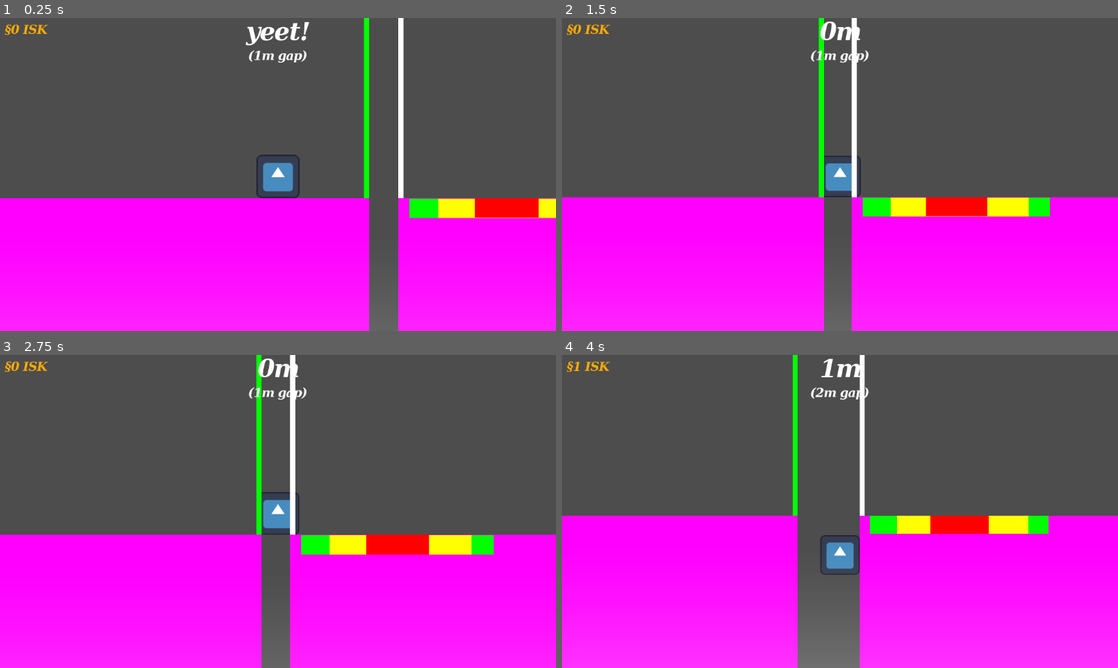
Above: before the commit, frames 1-4 (two rows, left to right).
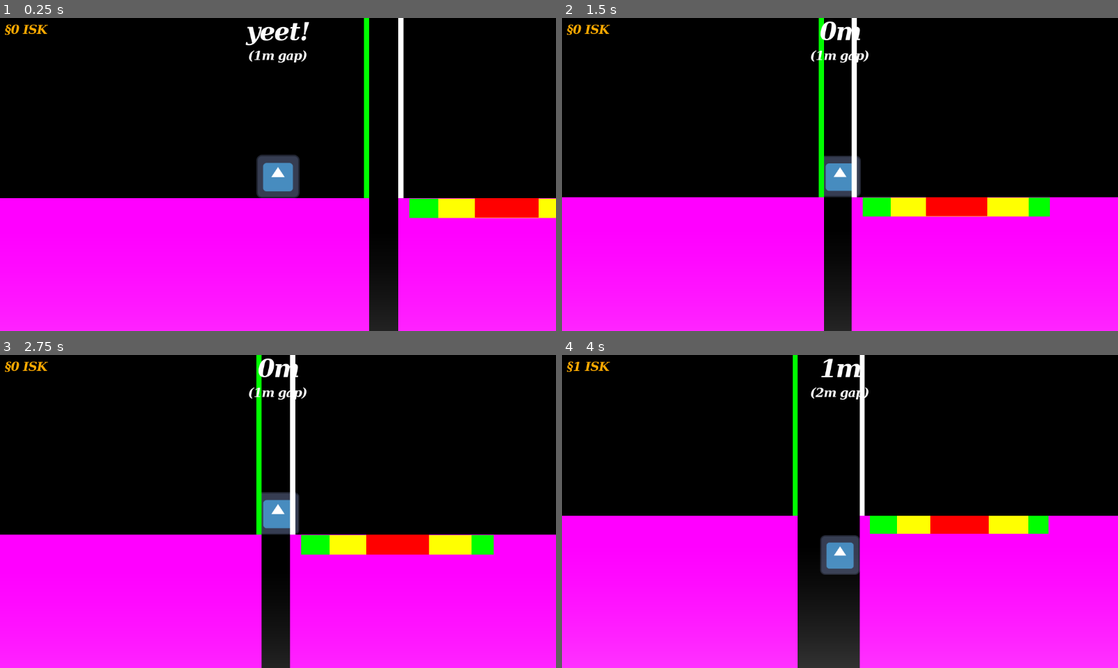
Above: after the commit, the same moments.

Repository: ARLJohnston/DSGJam2025
Game: Godot game, scene res://Main.tscn
Same seed, same stepped clock (60 frames per second), same inputs: the game is played once before the commit and once after it. The engine's default icon, where the game draws it, is replaced by a stand-in: a white triangle on a blue panel in a dark square.
Inputs:
- Up to frame 1 (0.25 s): no input
- Up to frame 2 (1.5 s): tap Enter (ui_accept) at 0.5, 0.77 s; hold Right (ui_right) from 0.53 s (still down)
- Up to frame 3 (2.75 s): tap Enter (ui_accept) at 1.52 s; release Right (ui_right) at 2.03 s; hold Left (ui_left) from 2.03 s (still down)
- Up to frame 4 (4 s): tap Enter (ui_accept) at 2.75, 3.02, 3.77 s; release Left (ui_left) at 2.78 s; hold Right (ui_right) from 2.78 s (still down)

The runs differ from the first frame. In frame 1, 57% of the frame differs, in the area x 0-100%, y 0-100%; in frame 2, 57%; in frame 3, 57%; in frame 4, 55%.

Commit message:
add background

Diff:
--- a/Main.tscn
+++ b/Main.tscn
@@ -1,12 +1,18 @@
-[gd_scene load_steps=25 format=3 uid="uid://d0gc6623t2x7m"]
+[gd_scene load_steps=31 format=3 uid="uid://d0gc6623t2x7m"]
 
 [ext_resource type="Script" path="res://main.gd" id="1_fcgpp"]
 [ext_resource type="PackedScene" uid="uid://c4qgv5qa7nm5j" path="res://Player.tscn" id="1_uw5wn"]
 [ext_resource type="Script" path="res://death_zone.gd" id="2_kugpk"]
 [ext_resource type="Theme" uid="uid://bghlolq41gla8" path="res://theme.tres" id="2_nv8g0"]
+[ext_resource type="Texture2D" uid="uid://m6ik6xvni4pf" path="res://assets/Stars.png" id="2_pibt5"]
+[ext_resource type="Texture2D" uid="uid://cue7y225mjr0w" path="res://assets/Stars_2.png" id="3_v40wt"]
 [ext_resource type="Script" path="res://gap_ground.gd" id="4_nokrs"]
 [ext_resource type="Script" path="res://fixed_ground.gd" id="4_r48j6"]
+[ext_resource type="Texture2D" uid="uid://dh8r1nd3evs3d" path="res://assets/Stars_3.png" id="4_xkqpf"]
+[ext_resource type="Texture2D" uid="uid://bhedfoo8of0xd" path="res://assets/Stars_4.png" id="5_6e0wi"]
 [ext_resource type="Script" path="res://landing_zone.gd" id="5_gt764"]
+[ext_resource type="Texture2D" uid="uid://dhdcriyqhoj82" path="res://assets/Stars_5.png" id="6_ye57w"]
+[ext_resource type="Texture2D" uid="uid://dxid5ejls2tgq" path="res://assets/Star_4.png" id="7_87vog"]
 
 [sub_resource type="WorldBoundaryShape2D" id="WorldBoundaryShape2D_1te06"]
 
@@ -70,6 +76,34 @@
 
 [node name="Main" type="Node2D"]
 script = ExtResource("1_fcgpp")
+
+[node name="Parallax2D" type="Parallax2D" parent="."]
+texture_repeat = 2
+scroll_scale = Vector2(0.7, 0.7)
+
+[node name="Stars" type="Sprite2D" parent="Parallax2D"]
+position = Vector2(68, -18)
+texture = ExtResource("2_pibt5")
+
+[node name="Stars2" type="Sprite2D" parent="Parallax2D"]
+position = Vector2(68, -18)
+texture = ExtResource("3_v40wt")
+
+[node name="Stars3" type="Sprite2D" parent="Parallax2D"]
+position = Vector2(68, -18)
+texture = ExtResource("4_xkqpf")
+
+[node name="Stars4" type="Sprite2D" parent="Parallax2D"]
+position = Vector2(68, -18)
+texture = ExtResource("5_6e0wi")
+
+[node name="Stars5" type="Sprite2D" parent="Parallax2D"]
+position = Vector2(68, -18)
+texture = ExtResource("6_ye57w")
+
+[node name="Star4" type="Sprite2D" parent="Parallax2D"]
+position = Vector2(63, -20)
+texture = ExtResource("7_87vog")
 
 [node name="CanvasLayer" type="CanvasLayer" parent="."]
 
--- a/main.gd
+++ b/main.gd
@@ -15,7 +15,24 @@
 var waiting_for_player_to_stop_after_ground_hit: bool = false;
 var waiting_for_post_win_timer: bool = false
 
+@onready var stars = [
+	$Parallax2D/Star4,
+	$Parallax2D/Stars,
+	$Parallax2D/Stars2,
+	$Parallax2D/Stars3,
+	$Parallax2D/Stars4,
+	$Parallax2D/Stars5
+	]
+
 func _ready() -> void:
+	for i in range(1, 1000):
+		var star = stars.pick_random()
+		$Parallax2D.add_child(star.duplicate())
+
+	for star in $Parallax2D.get_children():
+		star.position = Vector2(randi_range(0, 25000), randi_range(-25000, 0))
+
+
 	player_spawn = $Player/CharacterBody2D.position;
 	ground_spawn_x = $GapGround.position.x;
 
@@ -99,6 +116,9 @@
 	_reset()
 
 func _reset() -> void:
+	for star in $Parallax2D.get_children():
+		star.position = Vector2(randi_range(0, 25000), randi_range(-25000, 0))
+
 	$GapGround/Ground.position.x = 0;
 	$GapGround/LandingZone.has_scored = false
 
--- a/project.godot
+++ b/project.godot
@@ -34,3 +34,4 @@
 
 renderer/rendering_method="gl_compatibility"
 renderer/rendering_method.mobile="gl_compatibility"
+environment/defaults/default_clear_color=Color(0, 0, 0, 1)
Binary file added: assets/Star_4.png
Not shown, added: assets/Star_4.png.import
Binary file added: assets/Stars.png
Not shown, added: assets/Stars.png.import
Binary file added: assets/Stars_2.png
Not shown, added: assets/Stars_2.png.import
Binary file added: assets/Stars_3.png
Not shown, added: assets/Stars_3.png.import
Binary file added: assets/Stars_4.png
Not shown, added: assets/Stars_4.png.import
Binary file added: assets/Stars_5.png
Not shown, added: assets/Stars_5.png.import
(and 2 more such lines)
